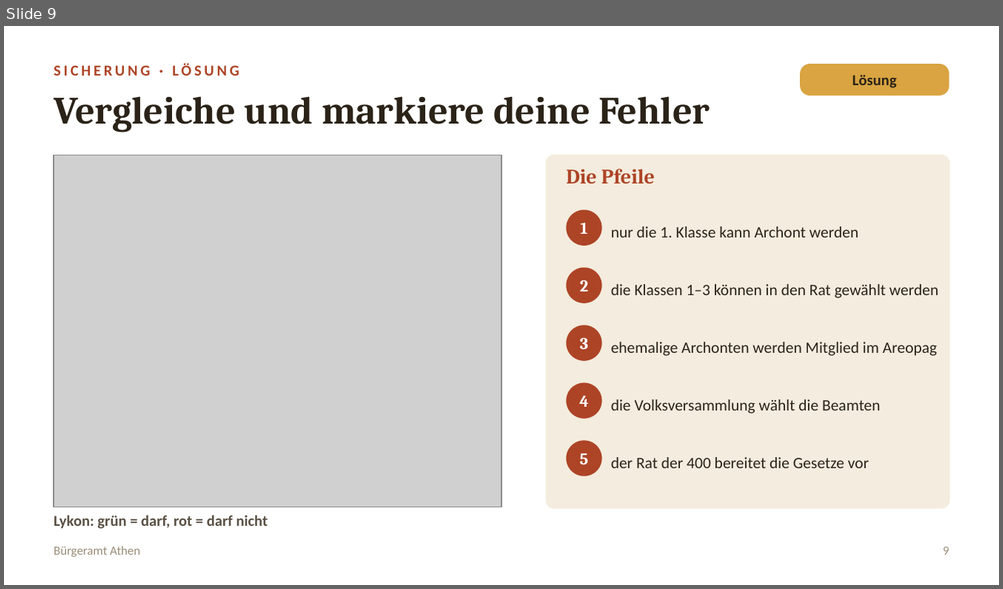
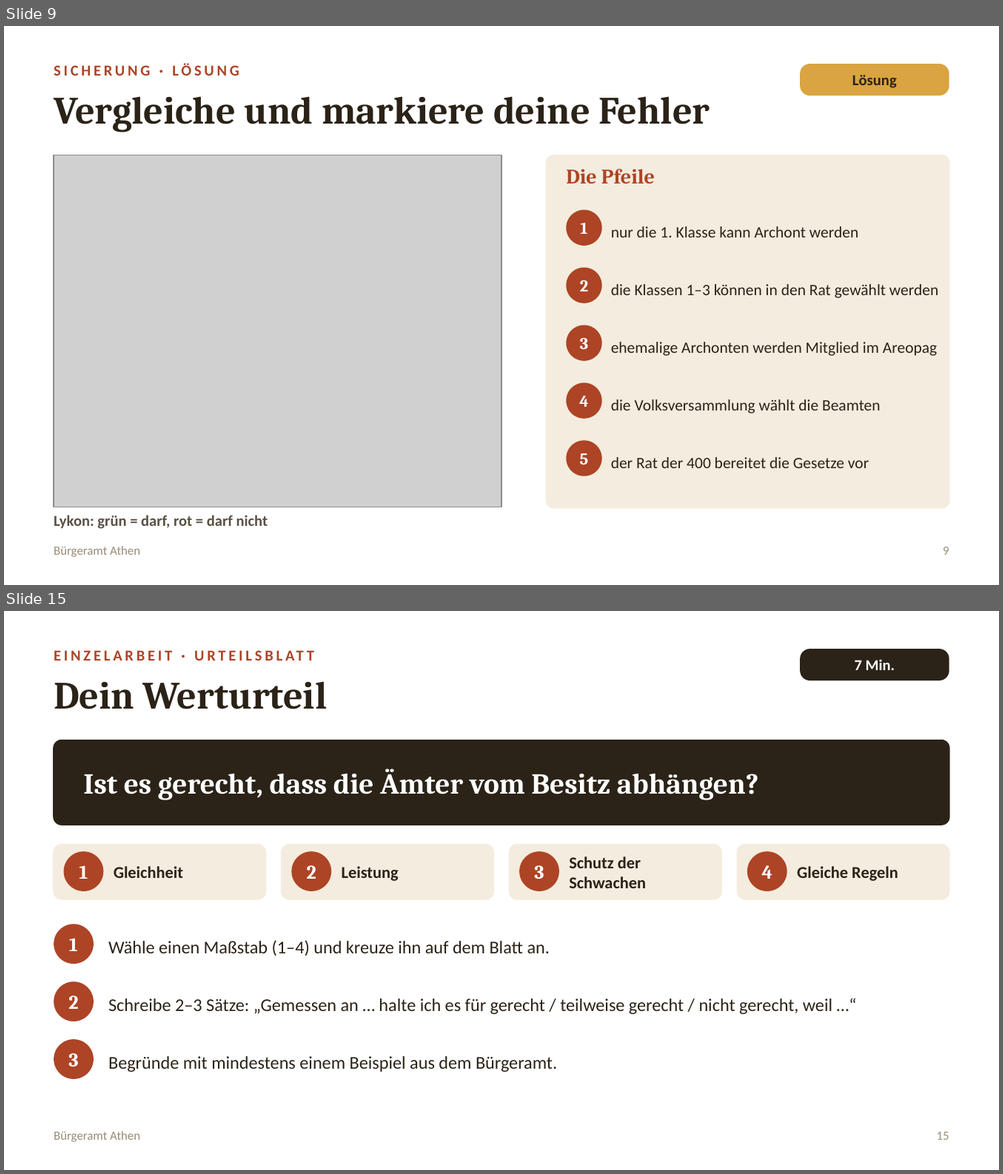
Before and after one commit to golzkonstantin-gif/Schule, a slide deck: Geschichte_11/Stunde_Buergeramt_Athen/Folien_Buergeramt_Athen.pptx. Shown one above the other, each under a label of ours: slide 9 before the commit, slides 9 and 15 after it; the slides between them are not shown. The pictures are 1003x589 and 1003x1174 pixels, drawn with LibreOffice and Linux fonts; fonts in the diff are those of the drawing; grey boxes stand for pictures. Boxes give left, top, right and bottom in pixels: in the first picture for what was removed or moved away, otherwise in the second. Text is boxed around its words. In the diff, an @@ line names an element or a change of style, - is before the commit and + after.

```diff
--- a/Geschichte_11/Stunde_Buergeramt_Athen/Folien_Buergeramt_Athen.pptx
+++ b/Geschichte_11/Stunde_Buergeramt_Athen/Folien_Buergeramt_Athen.pptx
@@ slide 15 added at (4, 611, 999, 1170), background #FFFFFF @@
@@ text added at (54, 646, 790, 671), 11 pt, text #AD4426, bold @@
+EINZELARBEIT · URTEILSBLATT
@@ rounded rectangle added at (800, 649, 949, 681), fill #2B2318, 11 pt, text #FFFFFF, bold @@
+7 Min.
@@ text added at (54, 681, 327, 709), 28 pt, text #2B2318, bold @@
+Dein Werturteil
@@ rounded rectangle added at (54, 741, 949, 825), fill #2B2318, outline #2B2318 1 pt @@
@@ text added at (83, 769, 759, 800), 21 pt, text #FFFFFF, bold @@
+Ist es gerecht, dass die Ämter vom Besitz abhängen?
@@ rounded rectangle added at (54, 845, 265, 900), fill #F4ECDE, outline #F4ECDE 1 pt @@
@@ ellipse added at (64, 851, 103, 891), fill #AD4426, 14 pt, text #FFFFFF, bold @@
+1
@@ rounded rectangle added at (282, 845, 493, 900), fill #F4ECDE, outline #F4ECDE 1 pt @@
@@ ellipse added at (291, 851, 331, 891), fill #AD4426, 14 pt, text #FFFFFF, bold @@
+2
@@ rounded rectangle added at (509, 845, 721, 900), fill #F4ECDE, outline #F4ECDE 1 pt @@
@@ ellipse added at (519, 851, 559, 891), fill #AD4426, 14 pt, text #FFFFFF, bold @@
+3
@@ rounded rectangle added at (737, 845, 949, 900), fill #F4ECDE, outline #F4ECDE 1 pt @@
@@ ellipse added at (747, 851, 787, 891), fill #AD4426, 14 pt, text #FFFFFF, bold @@
+4
@@ text added at (114, 866, 183, 878), 12 pt, text #2B2318, bold @@
+Gleichheit
@@ text added at (341, 866, 398, 881), 12 pt, text #2B2318, bold @@
+Leistung
@@ text added at (569, 857, 646, 889), 12 pt, text #2B2318, bold @@
+Schutz der Schwachen
@@ text added at (797, 866, 898, 881), 12 pt, text #2B2318, bold @@
+Gleiche Regeln
@@ ellipse added at (54, 924, 94, 964), fill #AD4426, 14 pt, text #FFFFFF, bold @@
+1
@@ text added at (108, 940, 549, 956), 13 pt, text #2B2318 @@
+Wähle einen Maßstab (1–4) und kreuze ihn auf dem Blatt an.
@@ ellipse added at (54, 982, 94, 1022), fill #AD4426, 14 pt, text #FFFFFF, bold @@
+2
@@ text added at (108, 999, 832, 1014), 13 pt, text #2B2318 @@
+Schreibe 2–3 Sätze: „Gemessen an … halte ich es für gerecht / teilweise gerecht / nicht gerecht, weil …“
@@ ellipse added at (54, 1039, 94, 1079), fill #AD4426, 14 pt, text #FFFFFF, bold @@
+3
@@ text added at (108, 1056, 557, 1072), 13 pt, text #2B2318 @@
+Begründe mit mindestens einem Beispiel aus dem Bürgeramt.
@@ text added at (54, 1131, 140, 1142), 9 pt, text #998C77 @@
+Bürgeramt Athen
@@ text added at (936, 1132, 949, 1140), 9 pt, text #998C77 @@
+15
```
Also in this commit, not shown: 7 other slides added, 2 other files.
